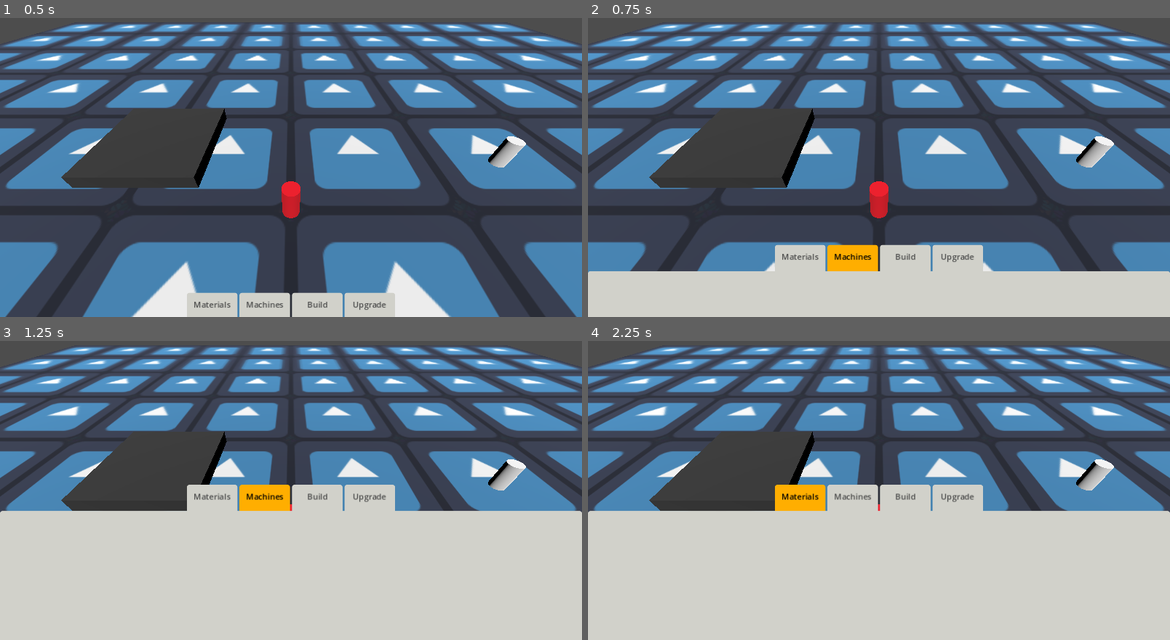
Above: before the commit, frames 1-4 (two rows, left to right).
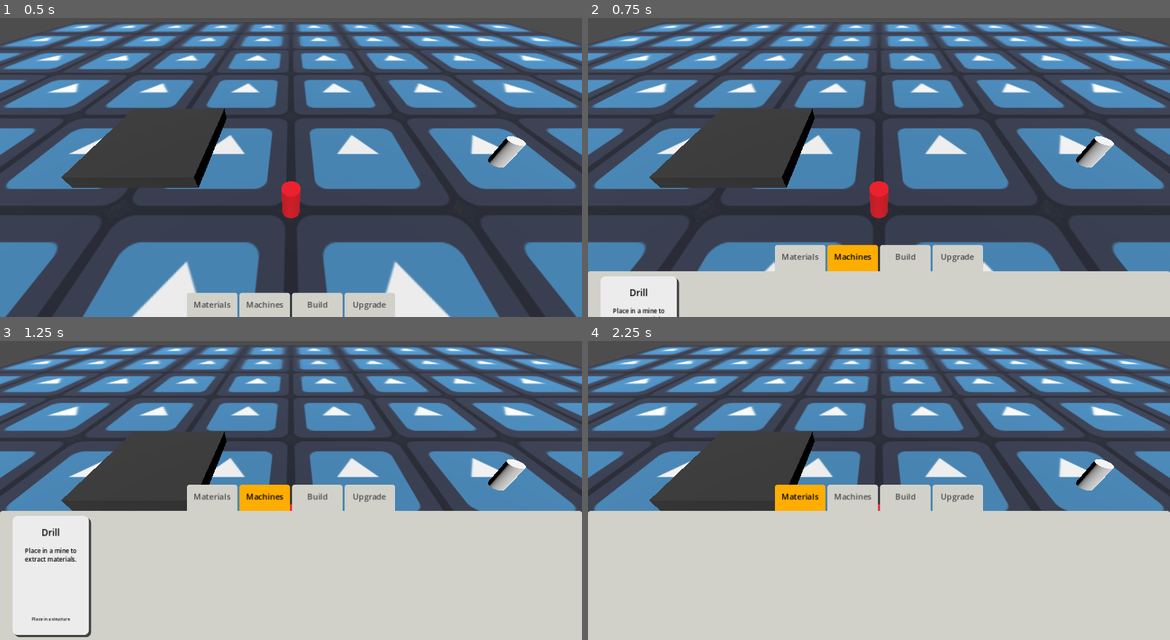
Above: after the commit, the same moments.

Repository: angelR0G/GameOff2024
Game: Godot game, scene res://scenes/map.tscn
Same seed, same stepped clock (60 frames per second), same inputs: the game is played once before the commit and once after it. The engine's default icon, where the game draws it, is replaced by a stand-in: a white triangle on a blue panel in a dark square.
Inputs:
- Up to frame 1 (0.5 s): no input
- Up to frame 2 (0.75 s): click "Machines" at 0.5 s
- Up to frame 3 (1.25 s): no input
- Up to frame 4 (2.25 s): hold D (right) 1.28-2 s; hold E (interact) 1.28-2 s; click "Materials" at 2 s

Frame 1 is identical in both runs. In frame 2, 1.8% of the frame differs, in the area x 2-16%, y 86-100%; in frame 3, 5.3%, in the area x 2-16%, y 58-100%; in frame 4, nothing differs.

Commit message:
feat: add machine inventory

Diff:
--- a/machines/machine_container.gd
+++ b/machines/machine_container.gd
@@ -14,3 +14,11 @@
 		return m._type == type
 
 	return _machines.any(match_type)
+
+func get_all_machines() -> Dictionary:
+	var machines_list :Dictionary = {}
+
+	for m in _machines:
+		machines_list[m] = machines_list.get_or_add(m, 0) + 1
+
+	return machines_list
--- a/ui/hud.gd
+++ b/ui/hud.gd
@@ -1,12 +1,15 @@
 class_name Hud extends CanvasLayer
 
 const MATERIAL_ICON := preload("res://ui/material_icon.tscn")
+const MACHINE_INV_ICON := preload("res://ui/machine_inventory_icon.tscn")
 
 @onready var menu_node := $Menu
 @onready var menu_buttons := $Menu/VBoxContainer/MenuButtons
+@onready var current_menu_screen :Node = $Menu/VBoxContainer/MenuDisplay/MaterialsInventoryDisplay
+
 @onready var materials_inv_display := $Menu/VBoxContainer/MenuDisplay/MaterialsInventoryDisplay
 @onready var machines_inv_display := $Menu/VBoxContainer/MenuDisplay/MachinesInventoryDisplay
-@onready var current_menu_screen :Node = $Menu/VBoxContainer/MenuDisplay/MaterialsInventoryDisplay
+@onready var machines_inv_container := $Menu/VBoxContainer/MenuDisplay/MachinesInventoryDisplay/ScrollContainer/MarginContainer/HBoxContainer
 
 
 func set_menu_visibility(new_state:bool) -> void:
@@ -84,7 +87,23 @@
 
 
 func update_machines_inventory() -> void:
-	pass
+	if not machines_inv_display.visible:
+		return
+
+	var player_machines := Player.Instance.machines.get_all_machines()
+
+	# Remove all children
+	for machine in machines_inv_container.get_children():
+		machine.queue_free()
+
+	# Create an icon foreach machine in player's inventory
+	for machine :Machine in player_machines:
+		var new_machine_icon :MachineInventoryIcon = MACHINE_INV_ICON.instantiate()
+
+		machines_inv_container.add_child(new_machine_icon)
+		new_machine_icon.set_machine_name(machine.name)
+		new_machine_icon.set_machine_description(machine.description)
+		new_machine_icon.set_machine_placeable(machine.can_be_placed_on_world, "Place in a structure")
 
 
 # # #
--- a/ui/hud.tscn
+++ b/ui/hud.tscn
@@ -1,8 +1,7 @@
-[gd_scene load_steps=4 format=3 uid="uid://cfjsaxbypqcrh"]
+[gd_scene load_steps=3 format=3 uid="uid://cfjsaxbypqcrh"]
 
 [ext_resource type="Script" path="res://ui/hud.gd" id="1_36fne"]
 [ext_resource type="Theme" uid="uid://do4klmwnfpkxv" path="res://resources/inventory_menu.tres" id="1_ukre5"]
-[ext_resource type="PackedScene" uid="uid://cw01v4g87msx7" path="res://ui/material_icon.tscn" id="3_fvkp1"]
 
 [node name="Hud" type="CanvasLayer"]
 script = ExtResource("1_36fne")
@@ -56,6 +55,7 @@
 size_flags_vertical = 3
 
 [node name="MaterialsInventoryDisplay" type="MarginContainer" parent="Menu/VBoxContainer/MenuDisplay"]
+visible = false
 layout_mode = 2
 theme_override_constants/margin_left = 240
 theme_override_constants/margin_top = 10
@@ -72,36 +72,34 @@
 theme_override_constants/separation = 40
 alignment = 1
 
-[node name="MaterialIcon" parent="Menu/VBoxContainer/MenuDisplay/MaterialsInventoryDisplay/VBoxContainer/HBoxContainer" instance=ExtResource("3_fvkp1")]
-layout_mode = 2
-
-[node name="MaterialIcon2" parent="Menu/VBoxContainer/MenuDisplay/MaterialsInventoryDisplay/VBoxContainer/HBoxContainer" instance=ExtResource("3_fvkp1")]
-layout_mode = 2
-
 [node name="HBoxContainer2" type="HBoxContainer" parent="Menu/VBoxContainer/MenuDisplay/MaterialsInventoryDisplay/VBoxContainer"]
 layout_mode = 2
 theme_override_constants/separation = 40
 alignment = 1
 
-[node name="MaterialIcon" parent="Menu/VBoxContainer/MenuDisplay/MaterialsInventoryDisplay/VBoxContainer/HBoxContainer2" instance=ExtResource("3_fvkp1")]
+[node name="MachinesInventoryDisplay" type="MarginContainer" parent="Menu/VBoxContainer/MenuDisplay"]
+visible = false
 layout_mode = 2
+theme_override_constants/margin_left = 20
+theme_override_constants/margin_top = 10
+theme_override_constants/margin_right = 20
 
-[node name="MaterialIcon2" parent="Menu/VBoxContainer/MenuDisplay/MaterialsInventoryDisplay/VBoxContainer/HBoxContainer2" instance=ExtResource("3_fvkp1")]
+[node name="ScrollContainer" type="ScrollContainer" parent="Menu/VBoxContainer/MenuDisplay/MachinesInventoryDisplay"]
 layout_mode = 2
+vertical_scroll_mode = 0
 
-[node name="MachinesInventoryDisplay" type="MarginContainer" parent="Menu/VBoxContainer/MenuDisplay"]
+[node name="MarginContainer" type="MarginContainer" parent="Menu/VBoxContainer/MenuDisplay/MachinesInventoryDisplay/ScrollContainer"]
 layout_mode = 2
-theme_override_constants/margin_left = 160
-theme_override_constants/margin_top = 10
-theme_override_constants/margin_right = 160
+size_flags_horizontal = 3
+size_flags_vertical = 3
+theme_override_constants/margin_left = 5
+theme_override_constants/margin_right = 5
 theme_override_constants/margin_bottom = 10
 
-[node name="MaterialsContainer" type="HFlowContainer" parent="Menu/VBoxContainer/MenuDisplay/MachinesInventoryDisplay"]
+[node name="HBoxContainer" type="HBoxContainer" parent="Menu/VBoxContainer/MenuDisplay/MachinesInventoryDisplay/ScrollContainer/MarginContainer"]
 layout_mode = 2
-size_flags_vertical = 4
-theme_override_constants/h_separation = 60
-theme_override_constants/v_separation = 30
-alignment = 1
+size_flags_vertical = 3
+theme_override_constants/separation = 20
 
 [connection signal="pressed" from="Menu/VBoxContainer/MenuButtons/MaterialsInventoryButton" to="." method="show_materials_inventory"]
 [connection signal="toggled" from="Menu/VBoxContainer/MenuButtons/MaterialsInventoryButton" to="." method="set_menu_visibility"]
--- a/ui/machine_inventory_icon.gd
+++ b/ui/machine_inventory_icon.gd
@@ -1,9 +1,9 @@
 class_name MachineInventoryIcon extends AspectRatioContainer
 
-@onready var name_label := $Background/MarginContainer/VBoxContainer/MarginContainer/MachineNameLabel
-@onready var description_label := $Background/MarginContainer/VBoxContainer/MachineDescriptionLabel
-@onready var place_button := $Background/MarginContainer/VBoxContainer/MarginContainer2/PlaceButton
-@onready var place_label := $Background/MarginContainer/VBoxContainer/MarginContainer2/PlaceInstructions
+@onready var name_label := $MachineIcon/MarginContainer/VBoxContainer/MarginContainer/MachineNameLabel
+@onready var description_label := $MachineIcon/MarginContainer/VBoxContainer/MachineDescriptionLabel
+@onready var place_button := $MachineIcon/MarginContainer/VBoxContainer/MarginContainer2/PlaceButton
+@onready var place_label := $MachineIcon/MarginContainer/VBoxContainer/MarginContainer2/PlaceInstructions
 
 func set_machine_name(text:String) -> void:
 	name_label.text = text
--- a/ui/machine_inventory_icon.tscn
+++ b/ui/machine_inventory_icon.tscn
@@ -4,71 +4,76 @@
 [ext_resource type="Script" path="res://ui/machine_inventory_icon.gd" id="1_ic2gi"]
 [ext_resource type="StyleBox" uid="uid://bnhcwxhd2hlsi" path="res://resources/material_icon_background.tres" id="2_6etg1"]
 
-[node name="MachineIcon" type="AspectRatioContainer"]
-custom_minimum_size = Vector2(185, 300)
-offset_right = 40.0
-offset_bottom = 40.0
+[node name="AspectRatioContainer" type="AspectRatioContainer"]
+offset_right = 151.0
+offset_bottom = 200.0
 ratio = 0.618
+stretch_mode = 1
 script = ExtResource("1_ic2gi")
 
-[node name="Background" type="PanelContainer" parent="."]
+[node name="MachineIcon" type="PanelContainer" parent="."]
+custom_minimum_size = Vector2(151, 200)
 layout_mode = 2
 theme = ExtResource("1_588ws")
 theme_override_styles/panel = ExtResource("2_6etg1")
 
-[node name="MarginContainer" type="MarginContainer" parent="Background"]
+[node name="MarginContainer" type="MarginContainer" parent="MachineIcon"]
 layout_mode = 2
 theme_override_constants/margin_left = 10
 theme_override_constants/margin_top = 10
 theme_override_constants/margin_right = 10
 theme_override_constants/margin_bottom = 10
 
-[node name="VBoxContainer" type="VBoxContainer" parent="Background/MarginContainer"]
+[node name="VBoxContainer" type="VBoxContainer" parent="MachineIcon/MarginContainer"]
 layout_mode = 2
 
-[node name="MarginContainer" type="MarginContainer" parent="Background/MarginContainer/VBoxContainer"]
+[node name="MarginContainer" type="MarginContainer" parent="MachineIcon/MarginContainer/VBoxContainer"]
 layout_mode = 2
 theme_override_constants/margin_top = 10
 theme_override_constants/margin_bottom = 10
 
-[node name="MachineNameLabel" type="Label" parent="Background/MarginContainer/VBoxContainer/MarginContainer"]
+[node name="MachineNameLabel" type="Label" parent="MachineIcon/MarginContainer/VBoxContainer/MarginContainer"]
 layout_mode = 2
 theme_override_colors/font_color = Color(0, 0, 0, 1)
 theme_override_font_sizes/font_size = 18
 text = "Machine Name"
 horizontal_alignment = 1
+clip_text = true
+text_overrun_behavior = 1
 
-[node name="MachineDescriptionLabel" type="Label" parent="Background/MarginContainer/VBoxContainer"]
+[node name="MachineDescriptionLabel" type="Label" parent="MachineIcon/MarginContainer/VBoxContainer"]
 custom_minimum_size = Vector2(60, 0)
 layout_mode = 2
 size_flags_vertical = 3
 theme_override_colors/font_color = Color(0, 0, 0, 1)
 theme_override_constants/line_spacing = -1
-theme_override_font_sizes/font_size = 14
+theme_override_font_sizes/font_size = 12
 text = "Here goes a longer description of what the machine does and how to use it. But not too large."
 horizontal_alignment = 1
 autowrap_mode = 2
+clip_text = true
+text_overrun_behavior = 2
 
-[node name="MarginContainer2" type="MarginContainer" parent="Background/MarginContainer/VBoxContainer"]
-custom_minimum_size = Vector2(0, 60)
+[node name="MarginContainer2" type="MarginContainer" parent="MachineIcon/MarginContainer/VBoxContainer"]
+custom_minimum_size = Vector2(0, 50)
 layout_mode = 2
+size_flags_vertical = 8
 theme_override_constants/margin_top = 10
-theme_override_constants/margin_bottom = 10
+theme_override_constants/margin_bottom = 2
 
-[node name="PlaceButton" type="Button" parent="Background/MarginContainer/VBoxContainer/MarginContainer2"]
+[node name="PlaceButton" type="Button" parent="MachineIcon/MarginContainer/VBoxContainer/MarginContainer2"]
 visible = false
 custom_minimum_size = Vector2(0, 30)
 layout_mode = 2
 size_flags_vertical = 4
 text = "Place"
 
-[node name="PlaceInstructions" type="Label" parent="Background/MarginContainer/VBoxContainer/MarginContainer2"]
+[node name="PlaceInstructions" type="Label" parent="MachineIcon/MarginContainer/VBoxContainer/MarginContainer2"]
 custom_minimum_size = Vector2(60, 20)
 layout_mode = 2
-size_flags_vertical = 3
 theme_override_colors/font_color = Color(0, 0, 0, 1)
 theme_override_constants/line_spacing = -1
-theme_override_font_sizes/font_size = 12
+theme_override_font_sizes/font_size = 8
 text = "Must be placed in a mine"
 horizontal_alignment = 1
 vertical_alignment = 1
